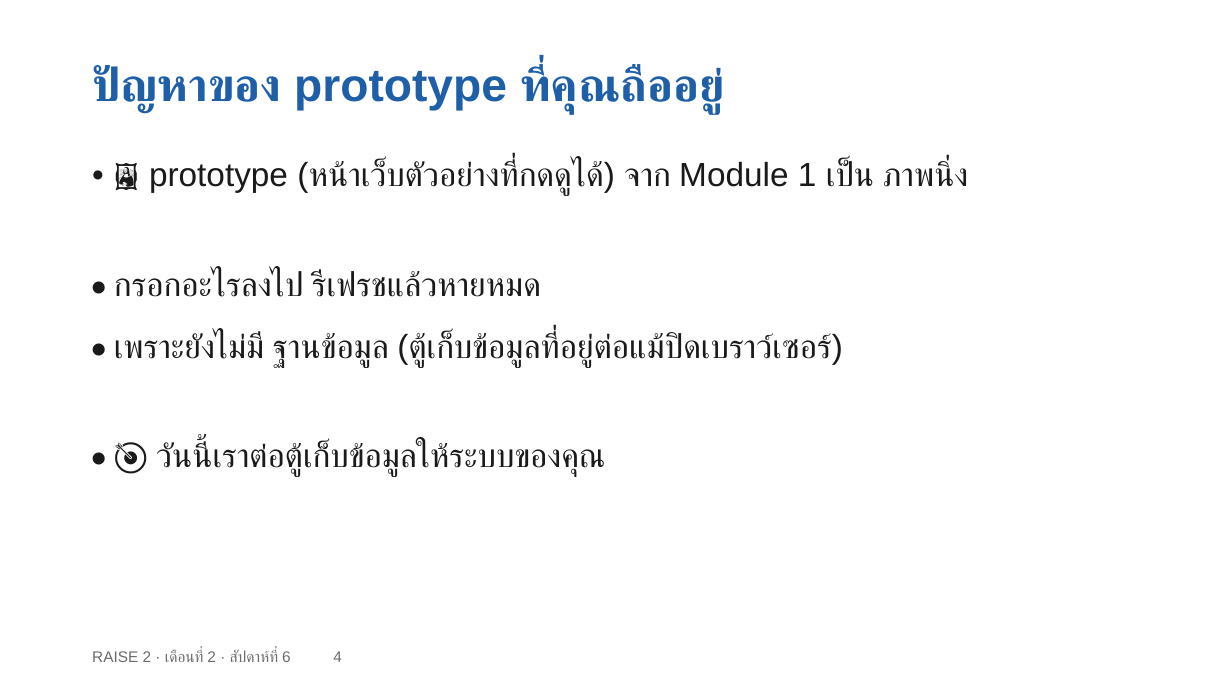
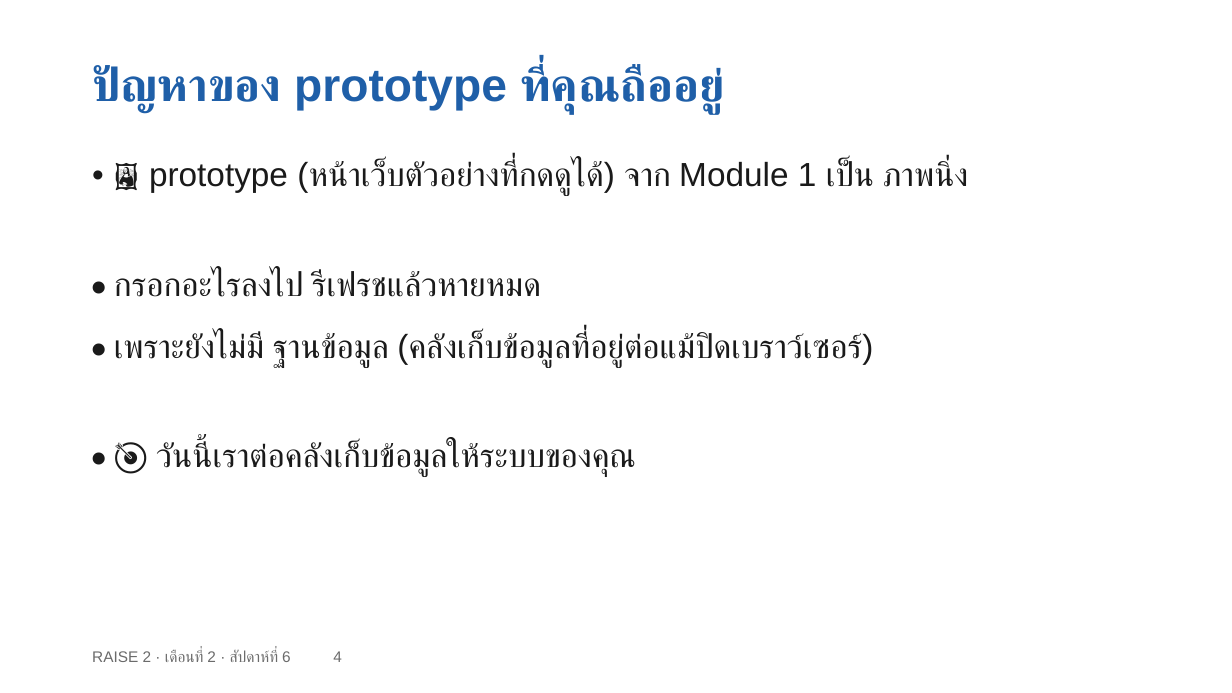
Before and after one commit to cnacha-mfu/raise2-module2, a slide deck: slide 4 of materials/week6/w6-slides.pptx. Drawn at 1232x693 pixels with LibreOffice and Linux fonts; fonts in the diff are those of the drawing. Boxes give left, top, right and bottom in pixels: in the first picture for what was removed or moved away, otherwise in the second. Text is boxed around its words. In the diff, an @@ line names an element or a change of style, - is before the commit and + after.

```diff
--- a/materials/week6/w6-slides.pptx
+++ b/materials/week6/w6-slides.pptx
@@ text at bbox=[114, 331, 873, 367]: text changed @@
-• เพราะยังไม่มี ฐานข้อมูล (ตู้เก็บข้อมูลที่อยู่ต่อแม้ปิดเบราว์เซอร์)
+• เพราะยังไม่มี ฐานข้อมูล (คลังเก็บข้อมูลที่อยู่ต่อแม้ปิดเบราว์เซอร์)
@@ text at bbox=[156, 442, 636, 477]: text changed @@
-• 🎯 วันนี้เราต่อตู้เก็บข้อมูลให้ระบบของคุณ
+• 🎯 วันนี้เราต่อคลังเก็บข้อมูลให้ระบบของคุณ
```
Also in this commit, not shown: 6 other slides changed, 12 other files.
